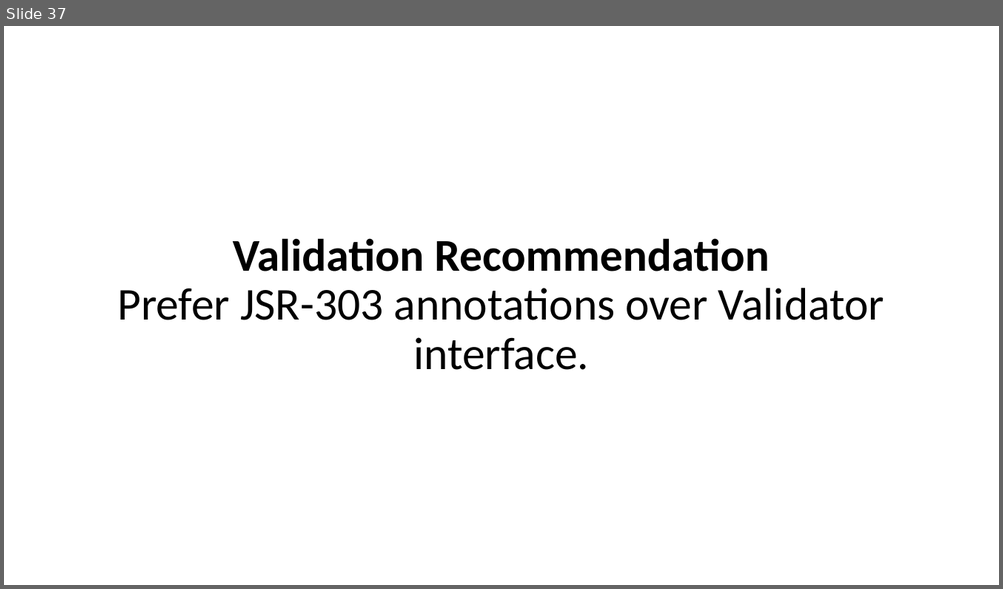
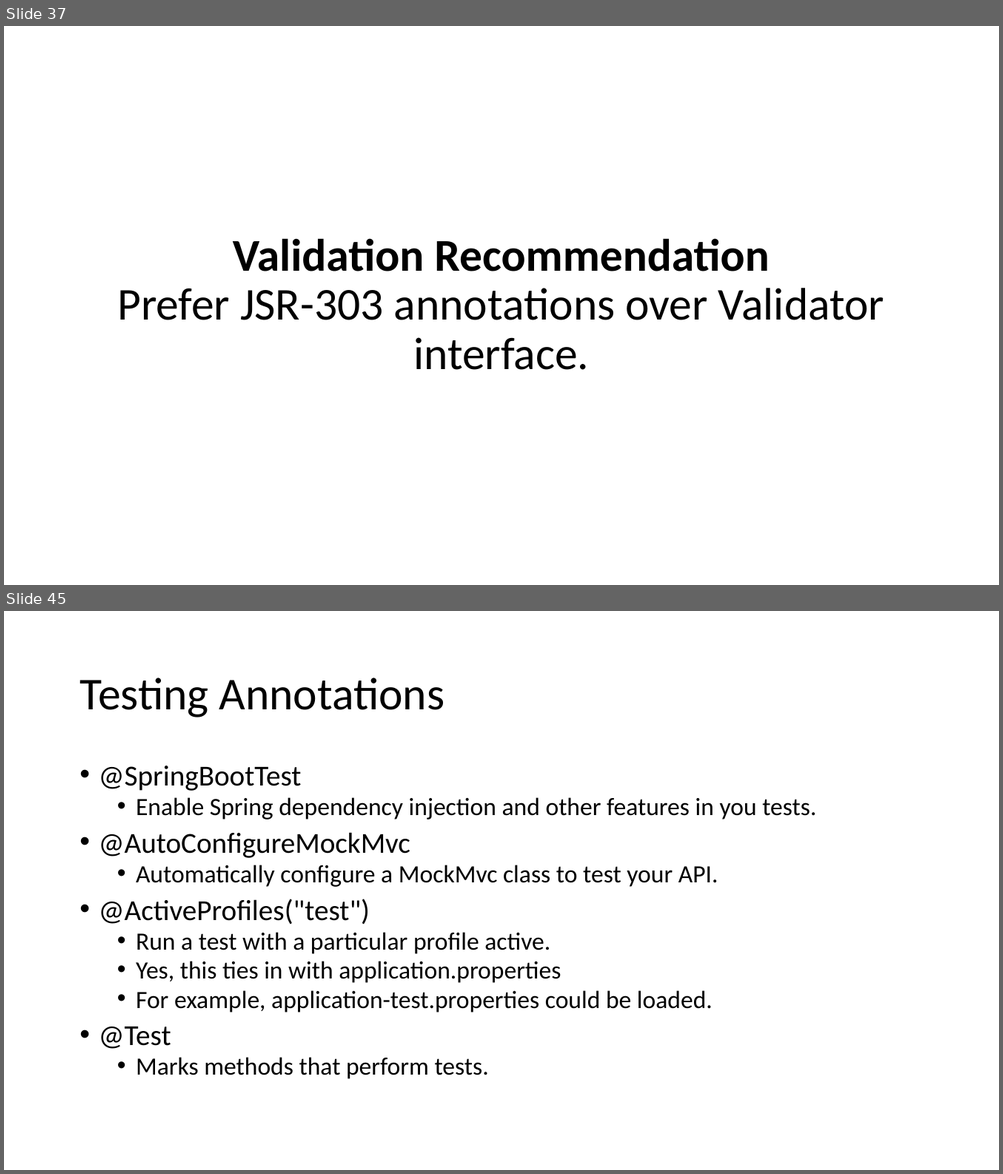
Before and after one commit to ryl/cybr406-2020, a slide deck: files/spring-boot-basics.pptx. Shown one above the other, each under a label of ours: slide 37 before the commit, slides 37 and 45 after it; the slides between them are not shown. The pictures are 1003x589 and 1003x1174 pixels, drawn with LibreOffice and Linux fonts; fonts in the diff are those of the drawing. Boxes give left, top, right and bottom in pixels: in the first picture for what was removed or moved away, otherwise in the second. Text is boxed around its words. In the diff, an @@ line names an element or a change of style, - is before the commit and + after.

```diff
--- a/files/spring-boot-basics.pptx
+++ b/files/spring-boot-basics.pptx
@@ slide 45 added at box(4, 611, 999, 1170), background #FFFFFF @@
@@ title added at box(79, 678, 445, 718), 44 pt, text #000000 @@
+Testing Annotations
@@ text added at box(99, 766, 816, 1079), 24 pt, text #000000 @@
+• @SpringBootTest
+  • Enable Spring dependency injection and other features in you tests.
+• @AutoConfigureMockMvc
+  • Automatically configure a MockMvc class to test your API.
+• @ActiveProfiles("test")
+  • Run a test with a particular profile active.
+  • Yes, this ties in with application.properties
+  • For example, application-test.properties could be loaded.
+• @Test
+  • Marks methods that perform tests.
```
Also in this commit, not shown: 7 other slides added, 1 other file.
